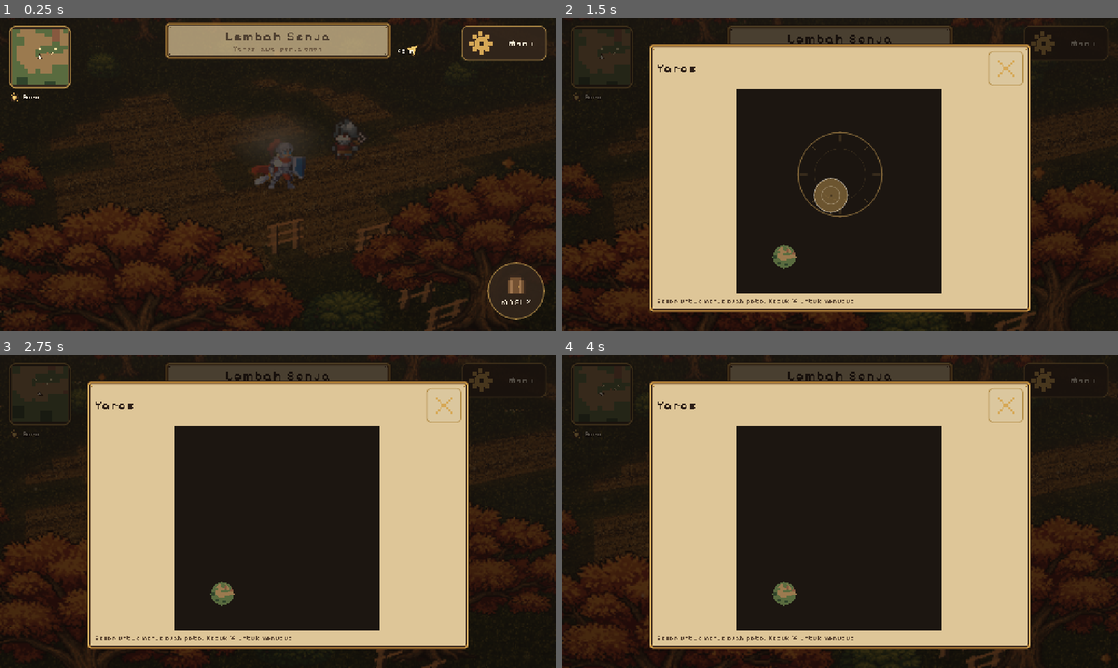
Above: before the commit, frames 1-4 (two rows, left to right).
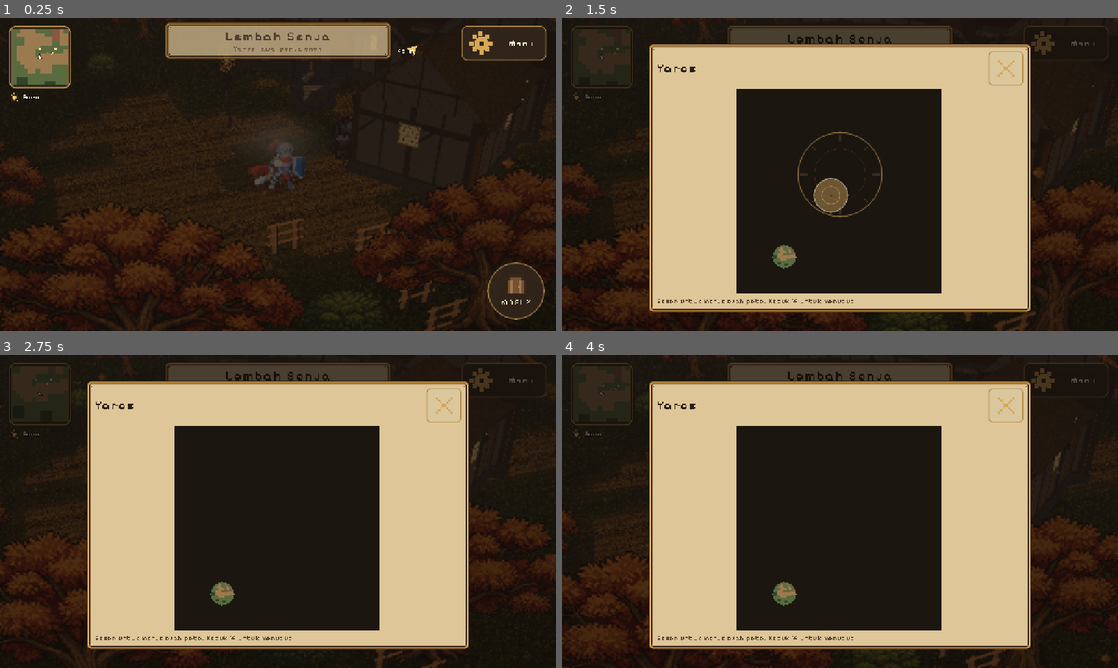
Above: after the commit, the same moments.

Repository: KyokoApp/GodotMe
Game: Godot game, scene res://game/Main.tscn
Same seed, same stepped clock (60 frames per second), same inputs: the game is played once before the commit and once after it.
Inputs (mouse positions are in pixels of both pictures, inside the frame that each line leads up to):
- Up to frame 1 (0.25 s): no input
- Up to frame 2 (1.5 s): tap Enter at 0.5 s; drag from (600, 55) to (895, 105) at 0.52 s; drag from (840, 174) to (812, 237) at 1.27 s
- Up to frame 3 (2.75 s): move the mouse to (333, 442) at 2.02 s; hold Right (ui_right) from 2.03 s (still down); tap Enter at 2.1 s
- Up to frame 4 (4 s): release Right (ui_right) at 2.75 s; drag from (812, 574) to (673, 464) at 2.77 s; move the mouse to (1006, 558) at 3.52 s; hold Left (ui_left) from 3.53 s (still down); tap Enter at 3.6 s; tap Space at 3.77 s

The runs differ from the first frame. In frame 1, 0.7% of the frame differs, in the area x 39-100%, y 0-55%; in frame 2, 0.1%; in frame 3, 0.1%; in frame 4, 0.1%.

Commit message:
3B: buffer mesh pakai Array (Packed* adalah tipe nilai, append-nya hilang) + PlayTest pisahkan prop dan bangunan
Co-authored-by: arena-agent <297053741+arena-agent@users.noreply.github.com>

Diff:
--- a/game/game/tests/PlayTest.gd
+++ b/game/game/tests/PlayTest.gd
@@ -156,13 +156,24 @@
 ## KIND for the whole region, so this walks the real instances and compares each
 ## one's bottom edge with RegionData's own ground height.
 func _prop_meshes(world: Node3D) -> Array:
+	return _meshes_named(world, "Props_")
+
+
+## Step 3B's houses are MultiMeshInstance3D as well. They are found by their own
+## name prefix so this test keeps measuring the billboards, and a second list can
+## measure the meshes, instead of the two quietly being counted as one.
+func _building_meshes(world: Node3D) -> Array:
+	return _meshes_named(world, "Buildings_")
+
+
+func _meshes_named(world: Node3D, prefix: String) -> Array:
 	var out: Array = []
 	var view: Node = world.call("view") if world.has_method("view") else null
 	if view == null:
 		return out
 	for child in view.get_children():
 		var mi := child as MultiMeshInstance3D
-		if mi != null and mi.multimesh != null:
+		if mi != null and mi.multimesh != null and String(mi.name).begins_with(prefix):
 			out.append(mi)
 	return out
 
@@ -209,6 +220,16 @@
 			outside += 1
 	_check(layout.size() == instanced, "setiap prop yang dihitung juga terpasang",
 		"%d vs %d" % [layout.size(), instanced])
+	# and the same count for the meshes: every building the region says it placed
+	# is really in a MultiMesh
+	var placed_buildings := 0
+	for mi in _building_meshes(world):
+		placed_buildings += (mi as MultiMeshInstance3D).multimesh.instance_count
+	var buildings: Array = view.call("building_layout")
+	_check(buildings.size() >= 20, "bangunan 3D terpasang di desa", str(buildings.size()))
+	_check(buildings.size() == placed_buildings,
+		"setiap bangunan yang dihitung juga terpasang",
+		"%d vs %d" % [buildings.size(), placed_buildings])
 	_check(outside == 0, "setiap prop berdiri di dalam peta", str(outside))
 	# 2 cm is a fifth of one source pixel at the world pixel size: invisible.
 	_check(absf(worst) <= 0.02, "semua prop menapak di tanah",
@@ -249,6 +270,20 @@
 			bad += 1
 	_check(bad == 0, "semua prop memakai billboard shader sumbu Y",
 		"%d dari %d salah" % [bad, mms.size()])
+	# the buildings are NOT billboards any more: they must use their own shader,
+	# and a house that quietly fell back to the sprite shader would be invisible
+	var meshes := _building_meshes(world)
+	var bad_mesh := 0
+	for mi in meshes:
+		var mat := (mi as MultiMeshInstance3D).material_override as ShaderMaterial
+		if mat == null or mat.shader == null:
+			bad_mesh += 1
+			continue
+		if not String(mat.shader.resource_path).ends_with("building.gdshader"):
+			bad_mesh += 1
+	_check(not meshes.is_empty() and bad_mesh == 0,
+		"bangunan memakai shader bangunan (bukan billboard)",
+		"%d dari %d salah" % [bad_mesh, meshes.size()])
 	world.queue_free()
 
 
--- a/game/game/world/BuildingKit.gd
+++ b/game/game/world/BuildingKit.gd
@@ -85,28 +85,46 @@
 
 
 # ------------------------------------------------------------------- buffer ---
+## The buffer is built with plain `Array`s and converted to packed arrays once,
+## at the end. That is not a style choice: a PackedVector3Array is a VALUE type,
+## so `(b["norms"] as PackedVector3Array).append(n)` appends to a temporary copy
+## and throws the vertex away - the first version of this file did exactly that
+## and produced a mesh whose normals had zero length ("Invalid array format for
+## surface"). A plain Array is a reference type: appending to it really appends.
 static func _buf() -> Dictionary:
 	return {
-		"verts": PackedVector3Array(),
-		"norms": PackedVector3Array(),
-		"uvs": PackedVector2Array(),
-		"uv2s": PackedVector2Array(),
-		"colors": PackedColorArray(),
-		"index": PackedInt32Array(),
+		"verts": [],
+		"norms": [],
+		"uvs": [],
+		"uv2s": [],
+		"colors": [],
+		"index": [],
 	}
 
 
 static func _vert(b: Dictionary, p: Vector3, n: Vector3, uv: Vector2, cell: Vector2,
 		tint: Color, glow: float) -> int:
-	var verts: PackedVector3Array = b["verts"]
+	var verts: Array = b["verts"]
 	var idx := verts.size()
 	verts.append(p)
-	(b["norms"] as PackedVector3Array).append(n)
-	(b["uvs"] as PackedVector2Array).append(uv)
-	(b["uv2s"] as PackedVector2Array).append(cell)
-	(b["colors"] as PackedColorArray).append(Color(tint.r, tint.g, tint.b, glow))
-	b["verts"] = verts
+	(b["norms"] as Array).append(n)
+	(b["uvs"] as Array).append(uv)
+	(b["uv2s"] as Array).append(cell)
+	(b["colors"] as Array).append(Color(tint.r, tint.g, tint.b, glow))
 	return idx
+
+
+## Plain arrays -> the packed arrays an ArrayMesh and the tests want. One copy of
+## each buffer, done once, instead of per vertex.
+static func packed_arrays(b: Dictionary) -> Dictionary:
+	return {
+		"verts": PackedVector3Array(b["verts"]),
+		"norms": PackedVector3Array(b["norms"]),
+		"uvs": PackedVector2Array(b["uvs"]),
+		"uv2s": PackedVector2Array(b["uv2s"]),
+		"colors": PackedColorArray(b["colors"]),
+		"index": PackedInt32Array(b["index"]),
+	}
 
 
 ## A quad from four corners in order (a -> b -> c -> d around the face). `tile`
@@ -126,11 +144,12 @@
 	var i1 := _vert(b, bb, n, Vector2(u, 0.0), cell, tint, glow)
 	var i2 := _vert(b, c, n, Vector2(u, v), cell, tint, glow)
 	var i3 := _vert(b, d, n, Vector2(0.0, v), cell, tint, glow)
-	var index: PackedInt32Array = b["index"]
-	index.append_array([i0, i1, i2, i0, i2, i3])
-	b["index"] = index
-
-
+	(b["index"] as Array).append_array([i0, i1, i2, i0, i2, i3])
+
+
+## A triangle, for the gable ends and the cone. `tile` 0 is a decal; otherwise
+## the UVs are the position projected on the plane the triangle faces, so a gable
+## end gets its texture upright and a cone facet does not smear.
 static func _tri(b: Dictionary, a: Vector3, bb: Vector3, c: Vector3, n: Vector3,
 		cell: Vector2, tile: float, tint: Color, glow: float = 0.0) -> void:
 	# project on the plane the triangle faces: a gable end lives in Y/Z, a cone
@@ -148,9 +167,7 @@
 	var i0 := _vert(b, a, n, uv.call(a), cell, tint, glow)
 	var i1 := _vert(b, bb, n, uv.call(bb), cell, tint, glow)
 	var i2 := _vert(b, c, n, uv.call(c), cell, tint, glow)
-	var index: PackedInt32Array = b["index"]
-	index.append_array([i0, i1, i2])
-	b["index"] = index
+	(b["index"] as Array).append_array([i0, i1, i2])
 
 
 ## Axis-aligned box. `side` covers the four walls, `top`/`bottom` the caps; a
@@ -600,22 +617,22 @@
 		_:
 			return {}
 	var kk: Dictionary = kinds(meta).get(kind, {})
-	var verts: PackedVector3Array = b["verts"]
+	var raw_verts: Array = b["verts"]
 	if not is_equal_approx(scale, 1.0):
-		for i in range(verts.size()):
-			verts[i] = verts[i] * scale
-		b["verts"] = verts
+		for i in range(raw_verts.size()):
+			raw_verts[i] = (raw_verts[i] as Vector3) * scale
 		top *= scale
-	var index: PackedInt32Array = b["index"]
+	var arrays := packed_arrays(b)
+	var index: PackedInt32Array = arrays["index"]
 	return {
-		"arrays": b,
-		"mesh": mesh_from(b),
+		"arrays": arrays,
+		"mesh": mesh_from(arrays),
 		"top": top,
 		"block": float(kk.get("block_radius", 0.0)) * scale,
 		"animate": kind == "torch",
 		"kind": kind,
 		"variant": variant,
-		"verts": verts.size(),
+		"verts": (arrays["verts"] as PackedVector3Array).size(),
 		"tris": index.size() / 3,
 	}
 
